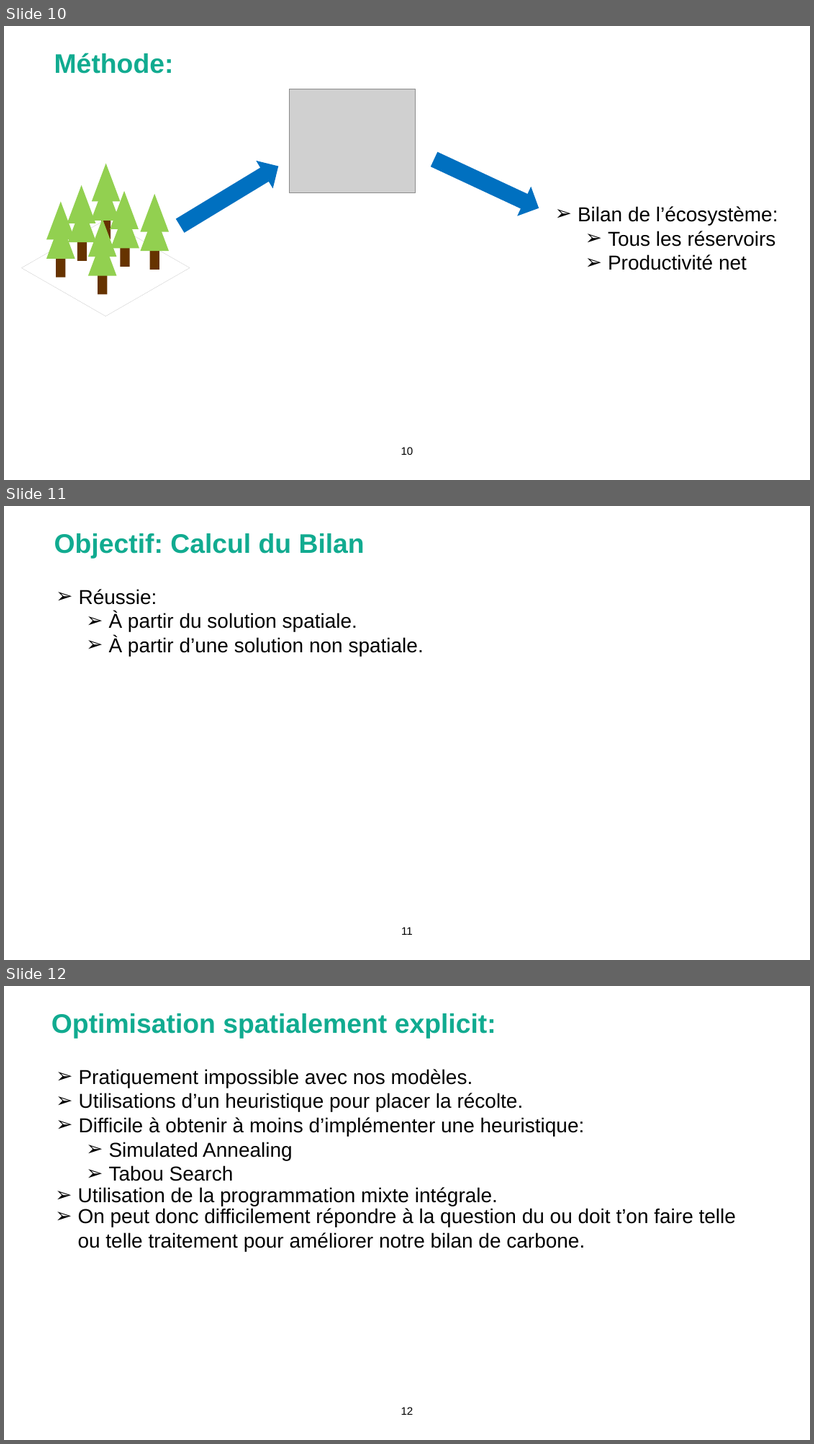
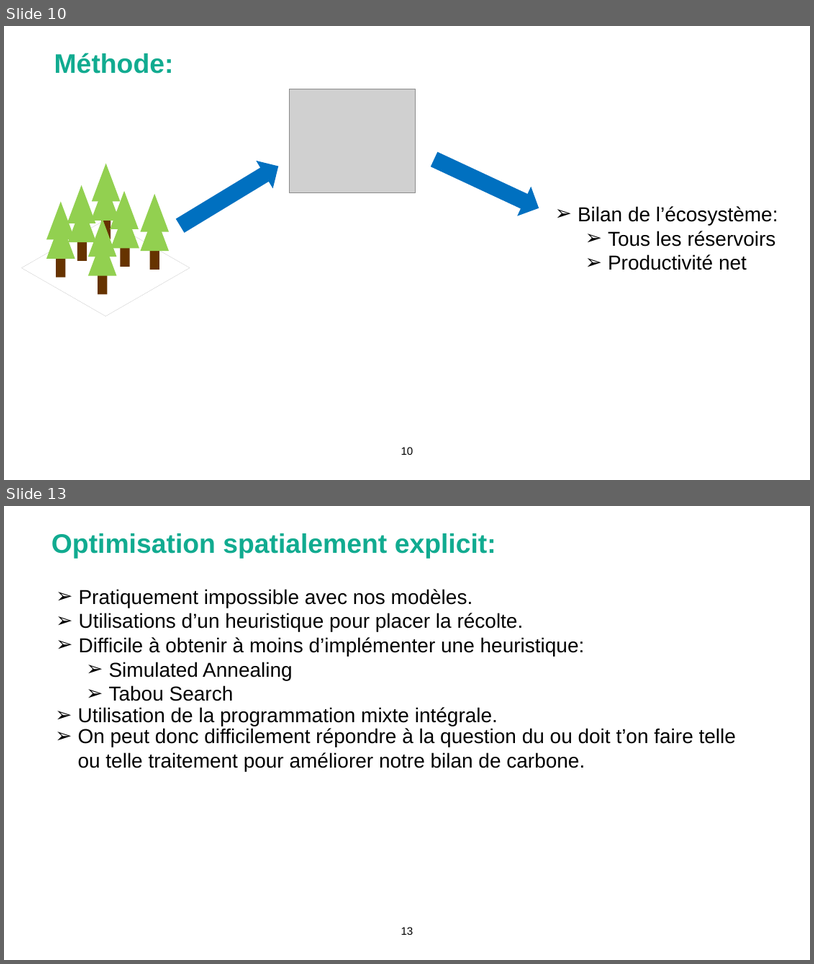
Before and after one commit to Bureau-du-Forestier-en-chef/FMT, a slide deck: Documentation/FORAC_carbone.pptx. Shown one above the other, each under a label of ours: slides 10, 11 and 12 before the commit, slides 10 and 13 after it; the slides between them are not shown. The pictures are 814x1444 and 814x964 pixels, drawn with LibreOffice and Linux fonts; fonts in the diff are those of the drawing; grey boxes stand for pictures; background and template pictures are left out. Boxes give left, top, right and bottom in pixels: in the first picture for what was removed or moved away, otherwise in the second. Text is boxed around its words. In the diff, an @@ line names an element or a change of style, - is before the commit and + after.

```diff
--- a/Documentation/FORAC_carbone.pptx
+++ b/Documentation/FORAC_carbone.pptx
@@ slide 11 removed at <box>4,506,810,960</box>, background picture (left out) @@
@@ title removed at <box>54,533,365,558</box> @@
-Objectif: Calcul du Bilan
@@ text removed at <box>79,589,424,656</box> @@
-  ➢ Réussie:
-    ➢ À partir du solution spatiale.
-    ➢ À partir d’une solution non spatiale.
@@ page number removed at <box>401,926,413,934</box> @@
-11
@@ what was slide 12 is now slide 13 @@
@@ page number at <box>401,926,414,934</box>: text changed @@
-12
+13
```
Also in this commit, not shown: 2 slides added, 3 other files.
